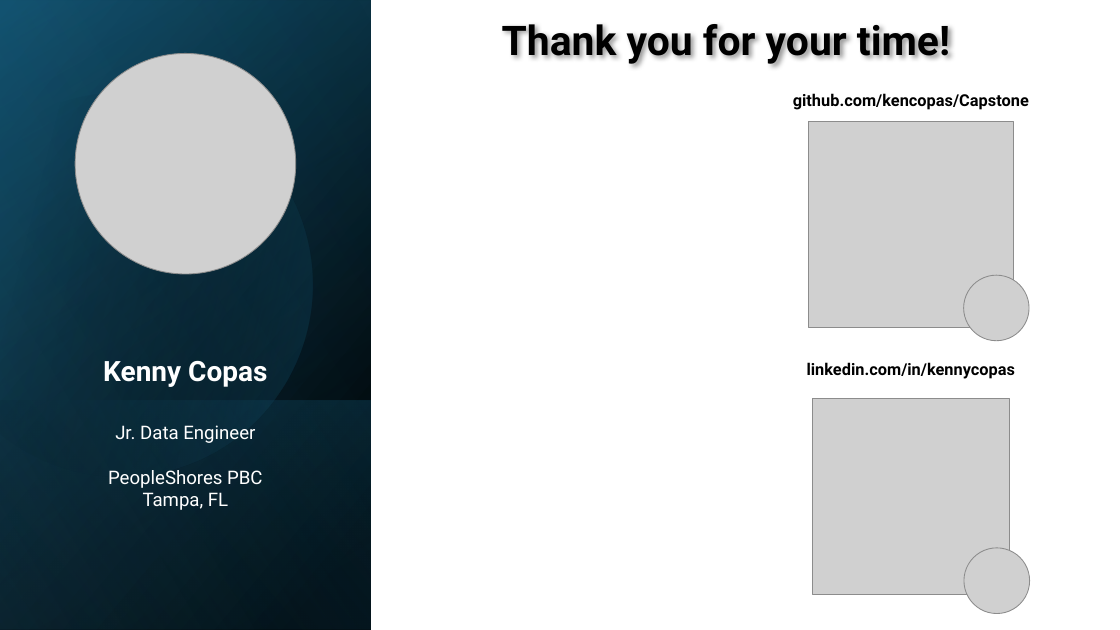
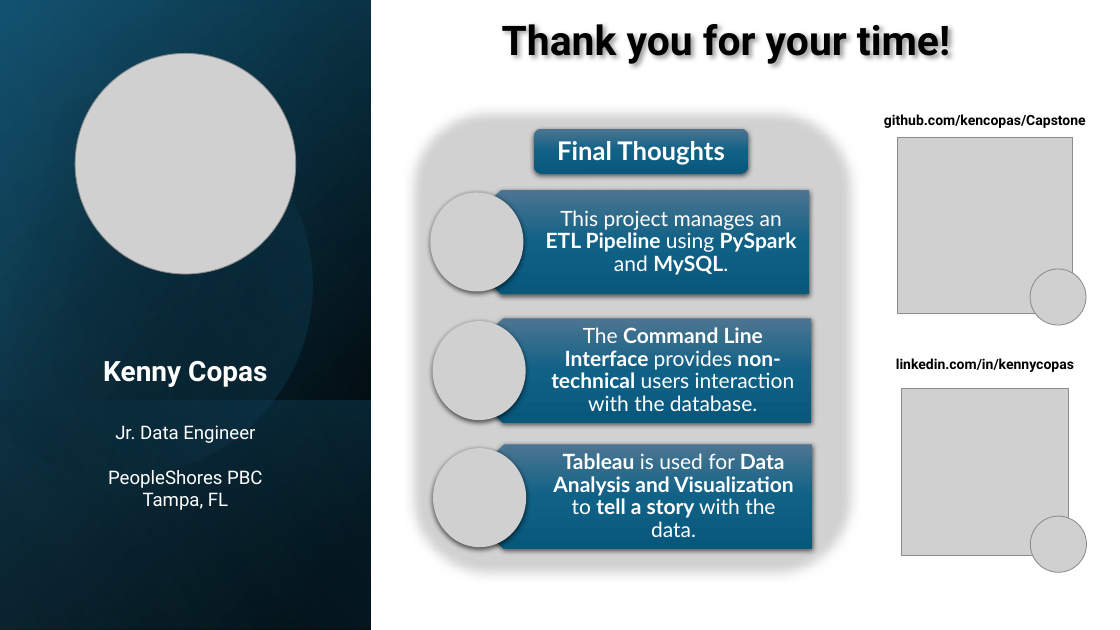
Before and after one commit to kencopas/Capstone, a slide deck: slide 15 of docs/Kenneth Copas - Capstone Presentation.pptx (slide 16 before the commit). Drawn at 1120x630 pixels with LibreOffice and Linux fonts; fonts in the diff are those of the drawing; grey boxes stand for pictures. Boxes give left, top, right and bottom in pixels: in the first picture for what was removed or moved away, otherwise in the second. Text is boxed around its words. In the diff, an @@ line names an element or a change of style, - is before the commit and + after.

Commit message:
updated capstone presentation

```diff
--- a/docs/Kenneth Copas - Capstone Presentation.pptx
+++ b/docs/Kenneth Copas - Capstone Presentation.pptx
@@ rounded rectangle added at bbox=[402, 103, 862, 584], fill #D1D1D1 @@
@@ text "github.com/kencopas/Capstone" at bbox=[884, 114, 1086, 128]: size 14 to 12 pt @@
@@ text "github.com/kencopas/Capstone": place and size @@
-text "github.com/kencopas/Capstone" at bbox=[793, 93, 1029, 110]
+text "github.com/kencopas/Capstone" at bbox=[884, 114, 1086, 128]
@@ rounded rectangle added at bbox=[534, 129, 749, 173], fill gradient #4C7591 to #106287 to #09597D @@
@@ text added at bbox=[557, 141, 724, 165], 22 pt, text #FFFFFF, bold @@
+Final Thoughts
@@ picture: place and size @@
-picture at bbox=[808, 122, 1013, 327]
+picture at bbox=[897, 138, 1073, 313]
@@ picture: place and size @@
-picture at bbox=[964, 276, 1029, 341]
+picture at bbox=[1030, 269, 1086, 325]
@@ text "linkedin.com/in/kennycopas": place and size @@
-text "linkedin.com/in/kennycopas" at bbox=[807, 362, 1015, 379]
+text "linkedin.com/in/kennycopas" at bbox=[896, 358, 1074, 372]
@@ text "linkedin.com/in/kennycopas" at bbox=[896, 358, 1074, 372]: size 14 to 12 pt @@
@@ picture: place and size @@
-picture at bbox=[813, 399, 1010, 595]
+picture at bbox=[902, 389, 1070, 556]
@@ group added at bbox=[430, 190, 812, 549]: 3 freeform shapes, 3 pictures @@
+This project manages an ETL Pipeline using PySpark and MySQL.
+The Command Line Interface provides non-technical users interaction with the database.
+Tableau is used for Data Analysis and Visualization to tell a story with the data.
@@ picture: place and size @@
-picture at bbox=[965, 548, 1030, 613]
+picture at bbox=[1031, 516, 1087, 572]
```
Also in this commit, not shown: 3 other slides changed, 1 slide added, 2 slides removed, 6 other files.
